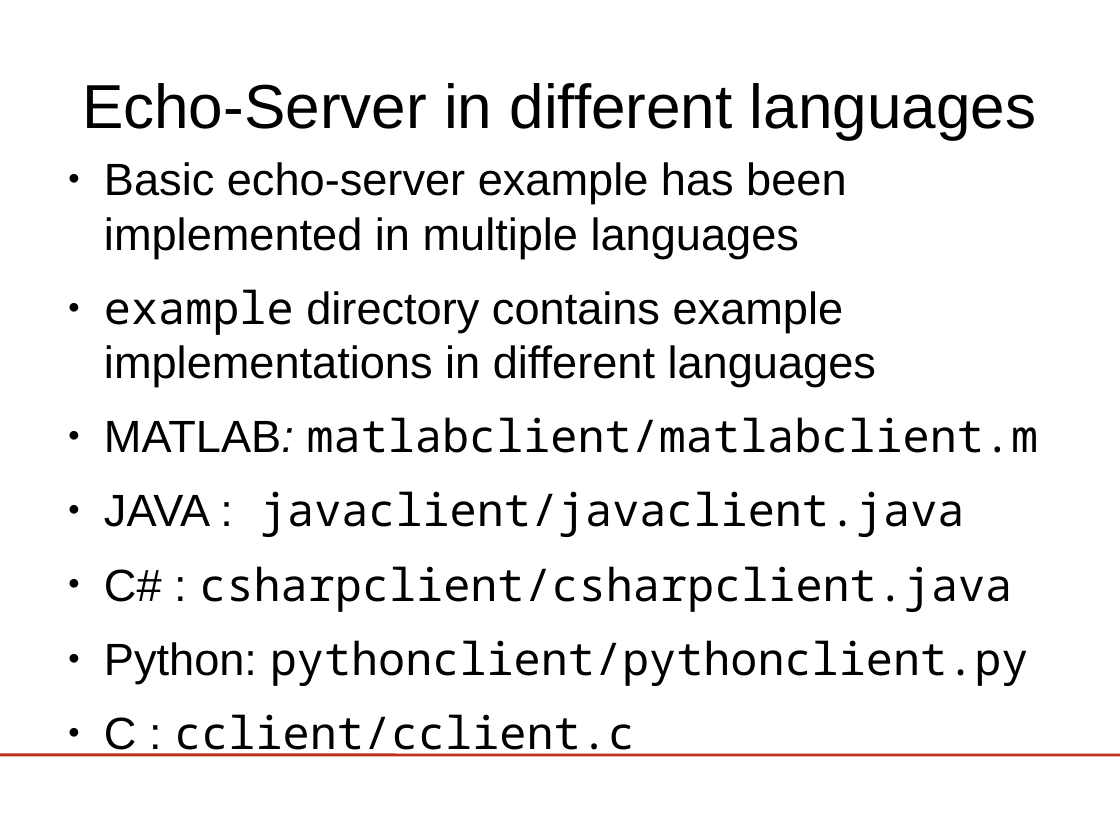
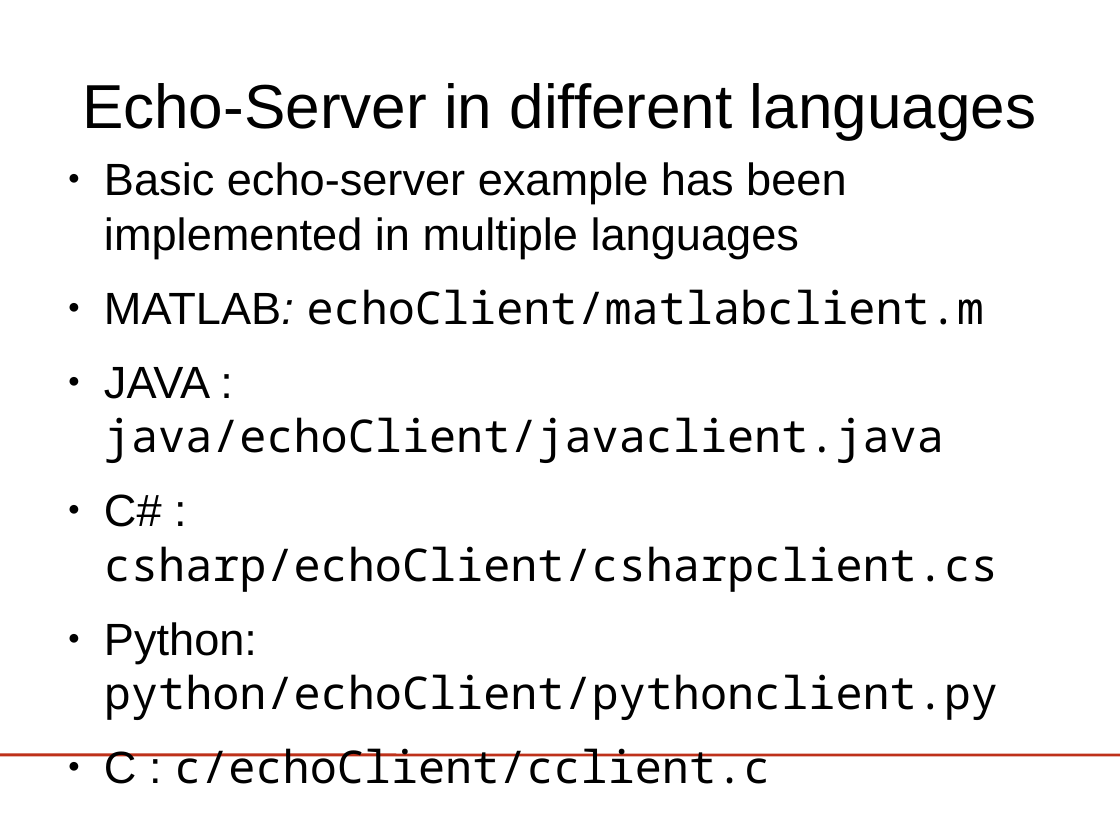
Before and after one commit to phpvdb/buffer_bci, a slide deck: slide 29 of tutorial/lect3-helloworld/HelloWorld_ERPViewer.odp. Drawn at 1120x840 pixels with LibreOffice and Linux fonts; fonts in the diff are those of the drawing; background and template pictures are left out. Boxes give left, top, right and bottom in pixels: in the first picture for what was removed or moved away, otherwise in the second. Text is boxed around its words. In the diff, an @@ line names an element or a change of style, - is before the commit and + after.

Commit message:
updated tutorial examples

```diff
--- a/tutorial/lect3-helloworld/HelloWorld_ERPViewer.odp
+++ b/tutorial/lect3-helloworld/HelloWorld_ERPViewer.odp
@@ text at (104, 289, 998, 784): text changed @@
-● example directory contains example implementations in different languages
-● MATLAB: matlabclient/matlabclient.m
-● JAVA : javaclient/javaclient.java
-● C# : csharpclient/csharpclient.java
-● Python: pythonclient/pythonclient.py
-● C : cclient/cclient.c
+● MATLAB: echoClient/matlabclient.m
+● JAVA : java/echoClient/javaclient.java
+● C# : csharp/echoClient/csharpclient.cs
+● Python: python/echoClient/pythonclient.py
+● C : c/echoClient/cclient.c
```
Also in this commit, not shown: 1 other slide changed, 5 other files.
